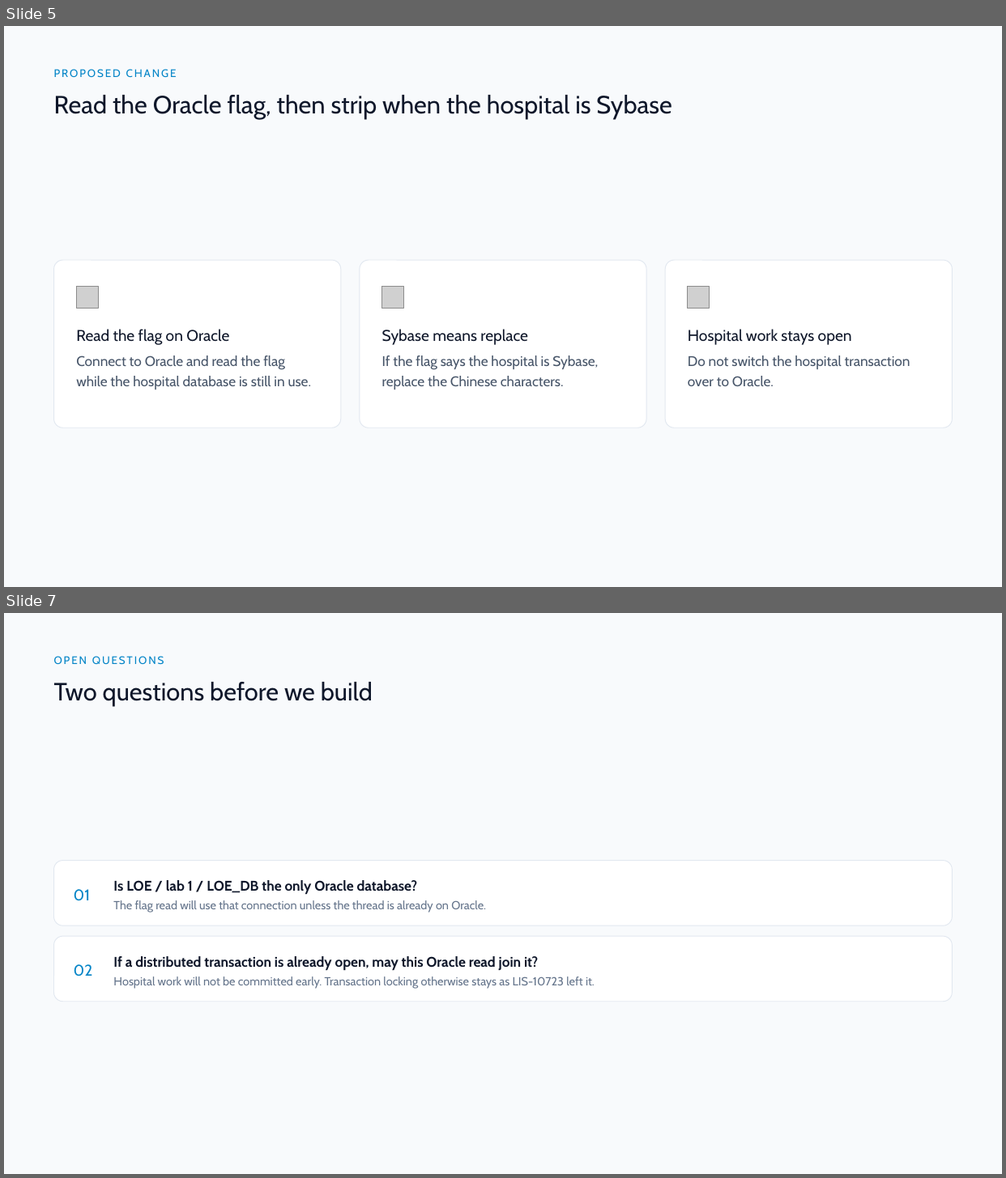
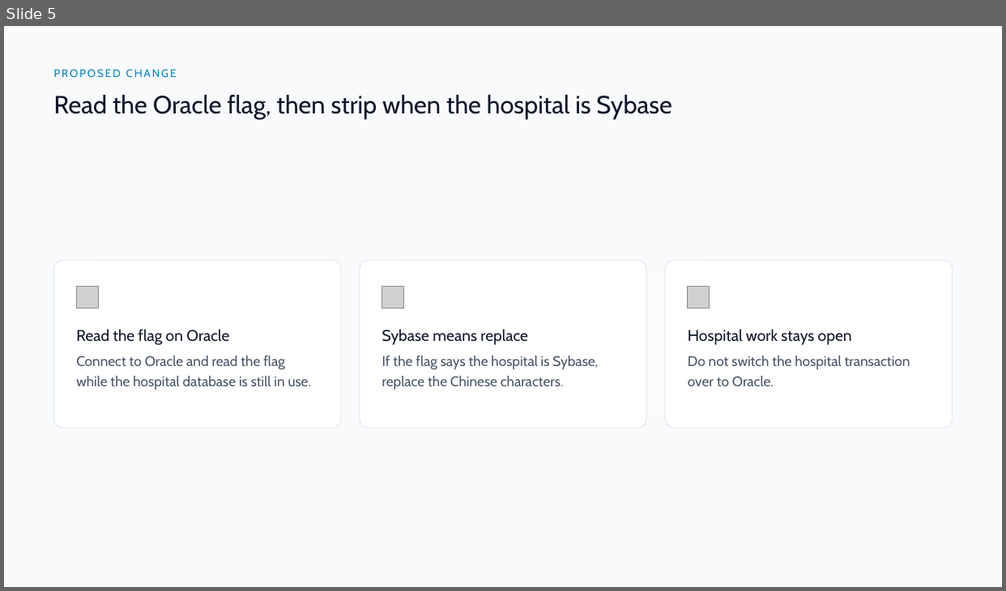
Before and after one commit to DragonChong/HA-Notes, a slide deck: SDLC/Projects/TMP-oracle-route-lookup — Oracle route lookup/assets/Oracle route lookup.pptx. Shown one above the other, each under a label of ours: slides 5 and 7 before the commit, slide 5 after it; the slides between them are not shown. The pictures are 1006x1178 and 1006x591 pixels, drawn with LibreOffice and Linux fonts; fonts in the diff are those of the drawing; grey boxes stand for pictures. Boxes give left, top, right and bottom in pixels: in the first picture for what was removed or moved away, otherwise in the second. Text is boxed around its words. In the diff, an @@ line names an element or a change of style, - is before the commit and + after.

```diff
--- a/SDLC/Projects/TMP-oracle-route-lookup — Oracle route lookup/assets/Oracle route lookup.pptx
+++ b/SDLC/Projects/TMP-oracle-route-lookup — Oracle route lookup/assets/Oracle route lookup.pptx
@@ slide 7 removed at bbox=[4, 613, 1002, 1174], background #F8FAFC @@
@@ text removed at bbox=[54, 656, 164, 664] @@
-OPEN QUESTIONS
@@ text removed at bbox=[54, 682, 373, 706] @@
-Two questions before we build
@@ rounded rectangle removed at bbox=[54, 861, 953, 926] @@
@@ text removed at bbox=[74, 889, 91, 901] @@
-01
@@ text removed at bbox=[113, 880, 418, 895] @@
-Is LOE / lab 1 / LOE_DB the only Oracle database?
@@ text removed at bbox=[113, 901, 486, 913] @@
-The flag read will use that connection unless the thread is already on Oracle.
@@ rounded rectangle removed at bbox=[54, 936, 953, 1002] @@
@@ text removed at bbox=[74, 965, 93, 977] @@
-02
@@ text removed at bbox=[113, 956, 538, 970] @@
-If a distributed transaction is already open, may this Oracle read join it?
@@ text removed at bbox=[113, 977, 594, 989] @@
-Hospital work will not be committed early. Transaction locking otherwise stays as LIS-10723 left it.
```
Also in this commit, not shown: 1 slide changed, 1 slide added, 2 other slides removed, 5 other files.
